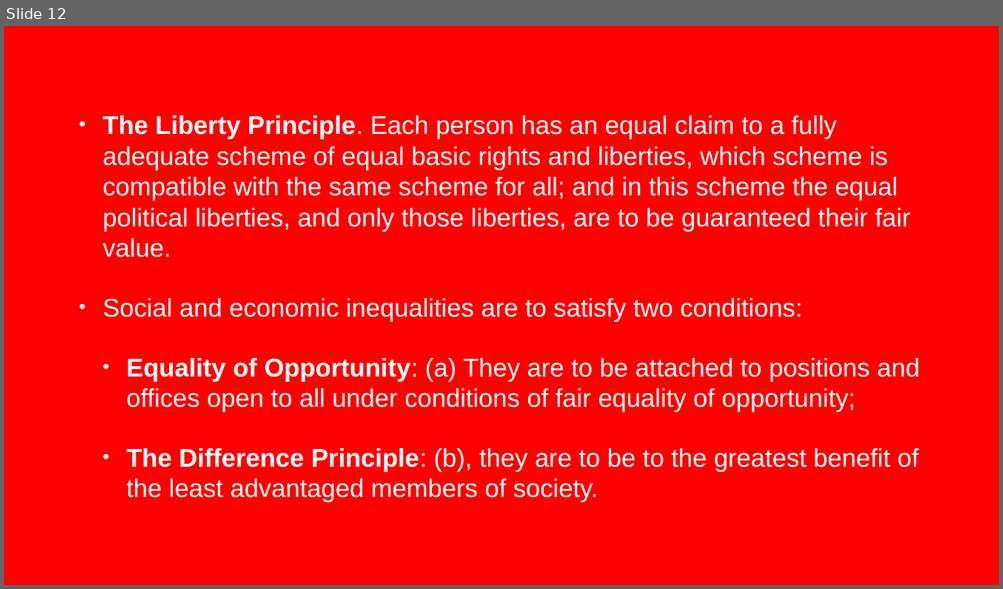
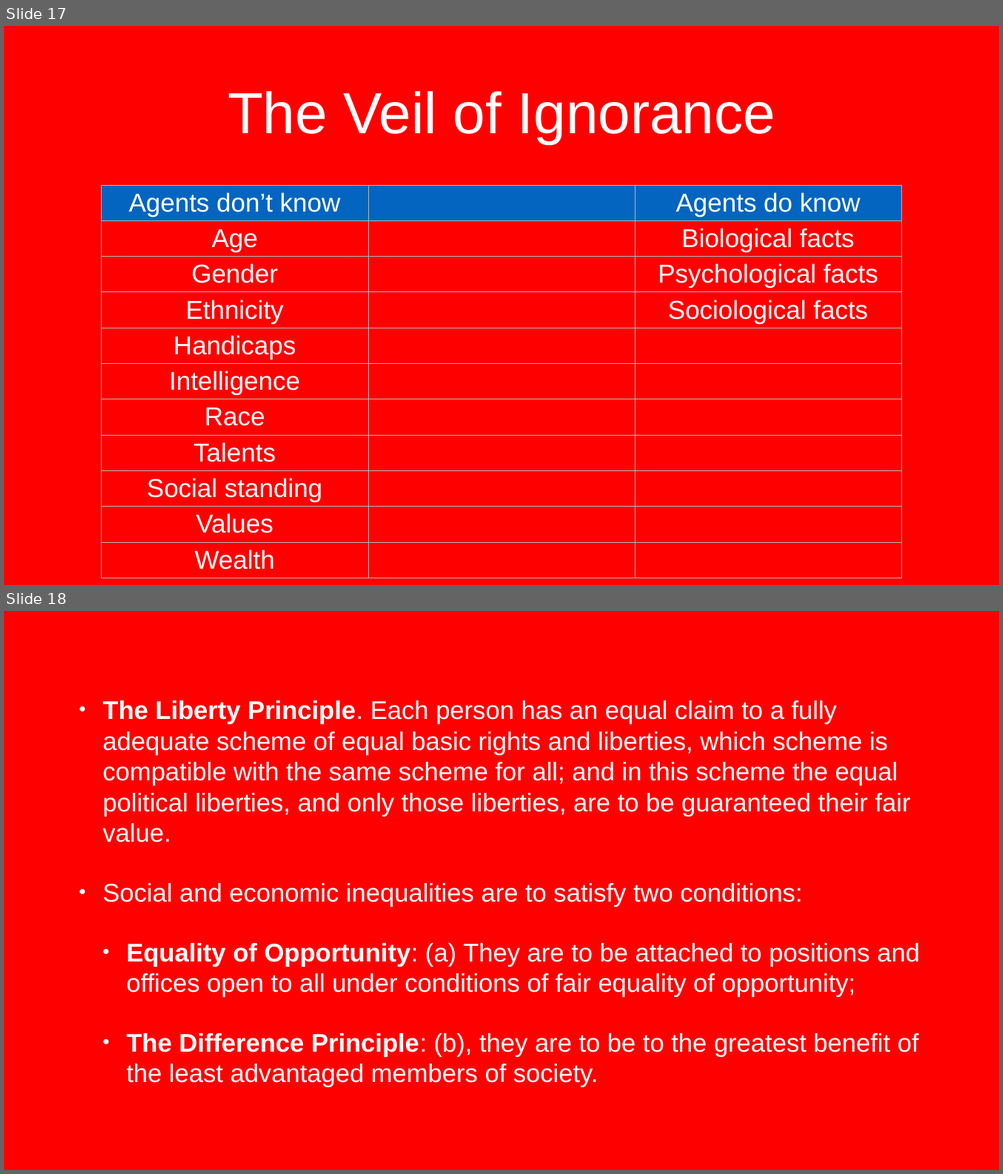
Before and after one commit to scoconno/scoconno.github.io, a slide deck: ethics/rawls/presentation.pptx. Shown one above the other, each under a label of ours: slide 12 before the commit, slides 17 and 18 after it. The pictures are 1003x589 and 1003x1174 pixels, drawn with LibreOffice and Linux fonts; fonts in the diff are those of the drawing; background and template pictures are left out. Boxes give left, top, right and bottom in pixels: in the first picture for what was removed or moved away, otherwise in the second. Text is boxed around its words. In the diff, an @@ line names an element or a change of style, - is before the commit and + after.

```diff
--- a/ethics/rawls/presentation.pptx
+++ b/ethics/rawls/presentation.pptx
@@ slide 17 added at <box>4,26,999,585</box>, background picture (left out) @@
@@ title added at <box>227,91,776,144</box>, 112 pt, text #FFFFFF @@
+The Veil of Ignorance
@@ table added at <box>102,185,901,573</box>, 11 rows, 3 columns @@
+Agents don’t know |  | Agents do know
+Age |  | Biological facts
+Gender |  | Psychological facts
+Ethnicity |  | Sociological facts
+Handicaps |  | 
+Intelligence |  | 
+Race |  | 
+Talents |  | 
+Social standing |  | 
+Values |  | 
+Wealth |  | 
@@ what was slide 12 is now slide 18 @@
```
Also in this commit, not shown: 8 other slides added, 7 other files.
